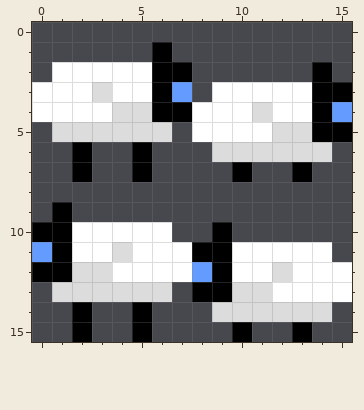
File history of a pixel-art sprite, res/textures/sheep.png. The first picture shows the starting point.
The file is 16x16 pixels.
The result:
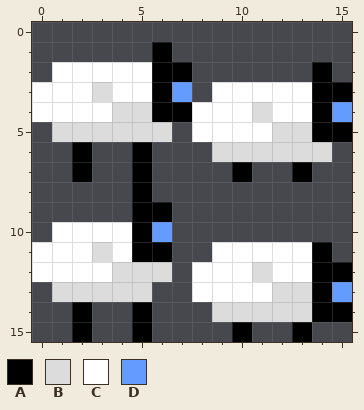
Palette (. is transparent): A #000000  B #dcdcdc  C #ffffff  D #639bff
What changed:
y 8: x 5 . -> A
y 9: x 1 A -> .; x 5..6 .. -> AA
y 10: x 0..1 AA -> .C; x 5..6 CC -> AD; x 9 A -> .
y 11: x 0..1 DA -> CC; x 3..9 CBCCCAA -> BCAA..C; x 14 C -> A
y 12: x 0..9 AABBCCCCDA -> CCCCBBB.CC; x 11..12 CB -> BC; x 14..15 CC -> AA
y 13: x 6 B -> .; x 8..15 AABBCCCC -> CCCCBBAD
y 14: x 14..15 B. -> AA
Pixel boxes of the changes (left, top, right, bottom) in both pictures:
changed: (32, 182, 352, 322)
